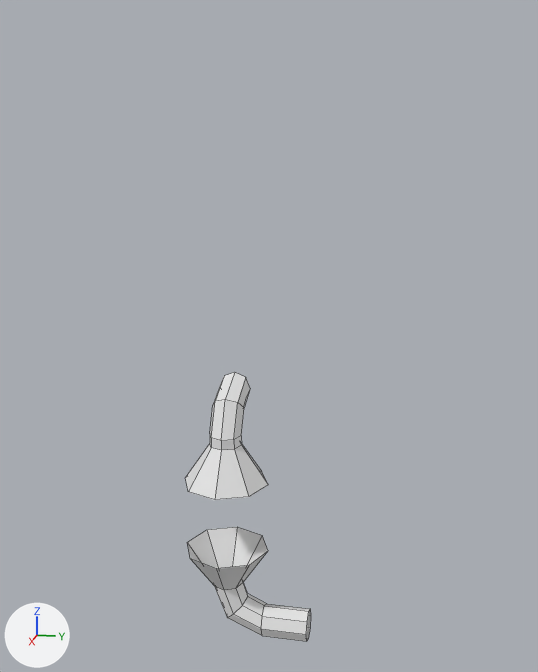
Before and after pictures for a commit that changed the FBX model Assets/Models/Model_Prop_Spout.fbx.
Both versions are drawn from a camera (50 mm lens) standing at (6.51, 1.58, 2.08) and looking at (0.39, 0.36, 0.55). Arrows for +X, +Y and +Z are at lower left; the lights stay in place. Mesh edges are drawn as thin lines.
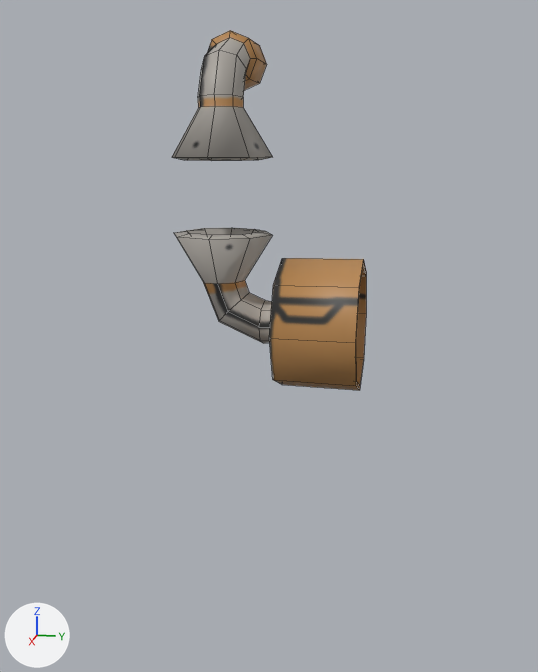
Changed parts and their boxes (x1, y1, x2, y2) in the pictures (538 x 672 px):
'Circle.004', added
    after: (172, 31, 366, 390)
'Circle.032', reshaped, moved, rescaled
    before: (185, 372, 311, 642)
    after: (356, 265, 366, 386)
part 1 of me_circle_006, added (brown)
    after: (356, 265, 366, 386)
part 2 of me_circle_006, deleted
    before: (187, 527, 311, 642)
part 3 of me_circle_006, built on
    before: (185, 372, 268, 500)

What changed in the scene script:
```text
Add img_texture_environment_interior_industrial_png:
    img_texture_environment_interior_industrial_png = load_image('Texture_Environment_Interior_Industrial.png', '../Textures/Texture_Environment_Interior_Industrial.png', 1024, 1024, 'sRGB')
Add mat_mat_interior_industrial:
    mat_mat_interior_industrial = principled_material('Mat_Interior_Industrial')
    mat_mat_interior_industrial.texture = img_texture_environment_interior_industrial_png
Change me_circle_006:
    used by ob_circle_032; location = (0.0, 0.0, 0.0); scale = (1.0, 0.282, 0.282)
    remove me_circle_006.from_pydata(...)  # 80 vertices, 64 faces; spans x 0.16..0.92, y -1.35..2.7, z -8.04..0.51
    add me_circle_006.from_pydata(...)  # 152 vertices, 142 faces; spans x -0.19..1.05, y -0.38..1.16, z -2.63..0.19
    me_circle_006 part 1: a new loose piece of 72 vertices spanning x 0.03..1.05, y -0.38..1.16, z -2.63..-1.41, in mat_mat_interior_industrial (picture img_texture_environment_interior_industrial_png)
    me_circle_006 part 2: the loose piece of 40 vertices spanning x 0.16..0.92, y -1.35..2.7, z -8.04..-5.01 is deleted
    me_circle_006 part 3
    39 vertices are removed from x 0.16..0.92, y -1.35..1.35, z -2.72..0.51
    32 faces are deleted
    63 vertices are added at x -0.19..0.92, y -0.38..0.38, z -0.77..0.19
    8 new vertices lie (0.37, 0.0, 0.0) away from vertices in x -0.19, y -0.19..0.19, z -0.19..0.19
    8 new vertices lie (0.0, 0.0, 0.09) away from vertices in x 0.39..0.68, y -0.14..0.14, z -0.41
    75 new faces join them
    me_circle_006 part 4: the surface is now shaded smooth
    add me_circle_006.materials.append(mat_mat_interior_industrial)  # picture img_texture_environment_interior_industrial_png
Add me_circle_010:
    me_circle_010.from_pydata(...)  # 152 vertices, 142 faces; spans x -0.24..1.09, y -0.42..1.16, z -2.67..0.22
    me_circle_010.materials.append(mat_mat_interior_industrial)  # picture img_texture_environment_interior_industrial_png
Change ob_circle_032:
    ob_circle_032.scale: (1.0, 0.282, 0.282) -> (1.0, 1.0, 1.0)
    ob_circle_032.location: (0.0, 0.0, 0.0) -> (0.0, 0.0, 2.83)
Add ob_circle_004:
    ob_circle_004 = bpy.data.objects.new('Circle.004', me_circle_010)
    ob_circle_004.location = (0.0, 0.0, 2.83)
```
